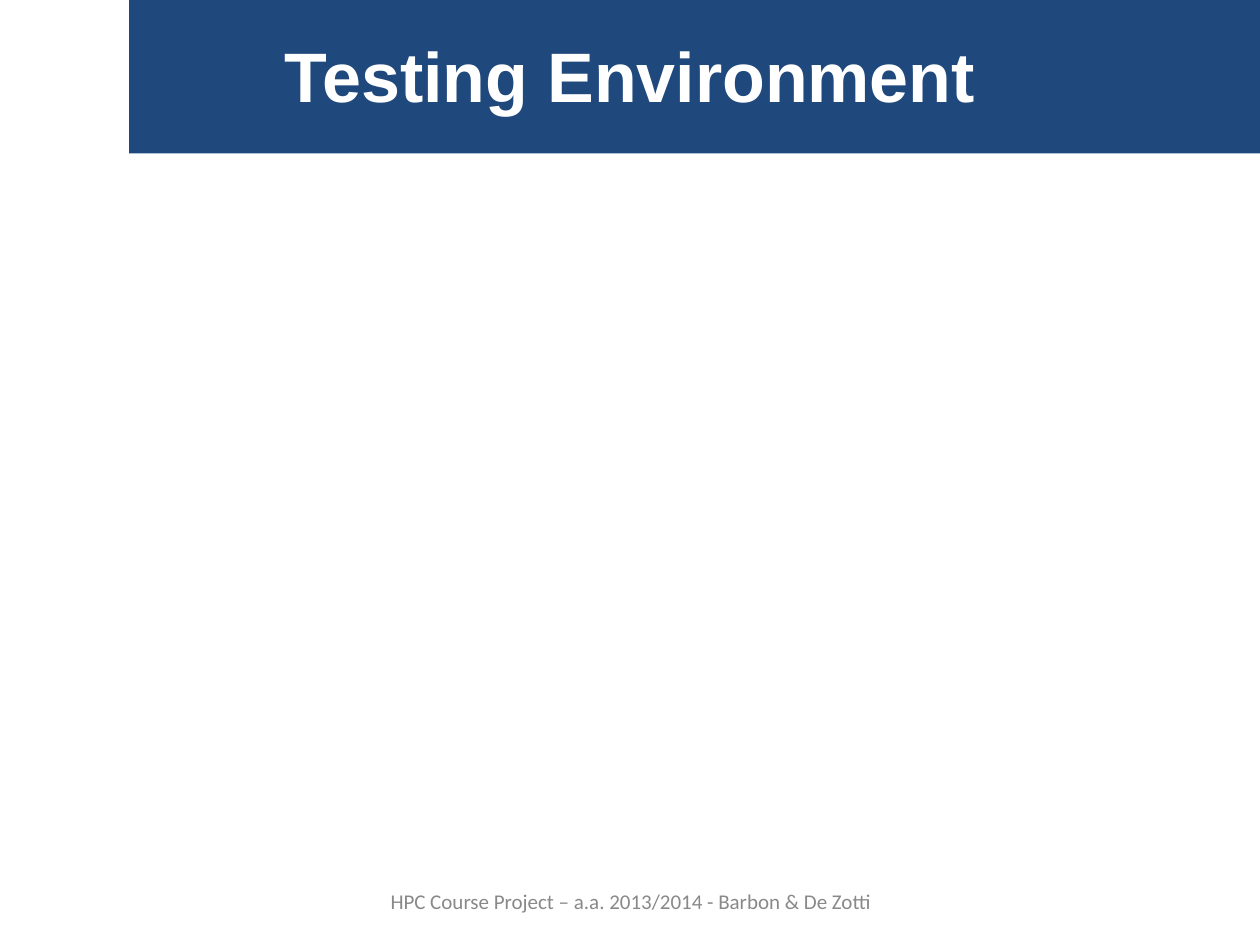
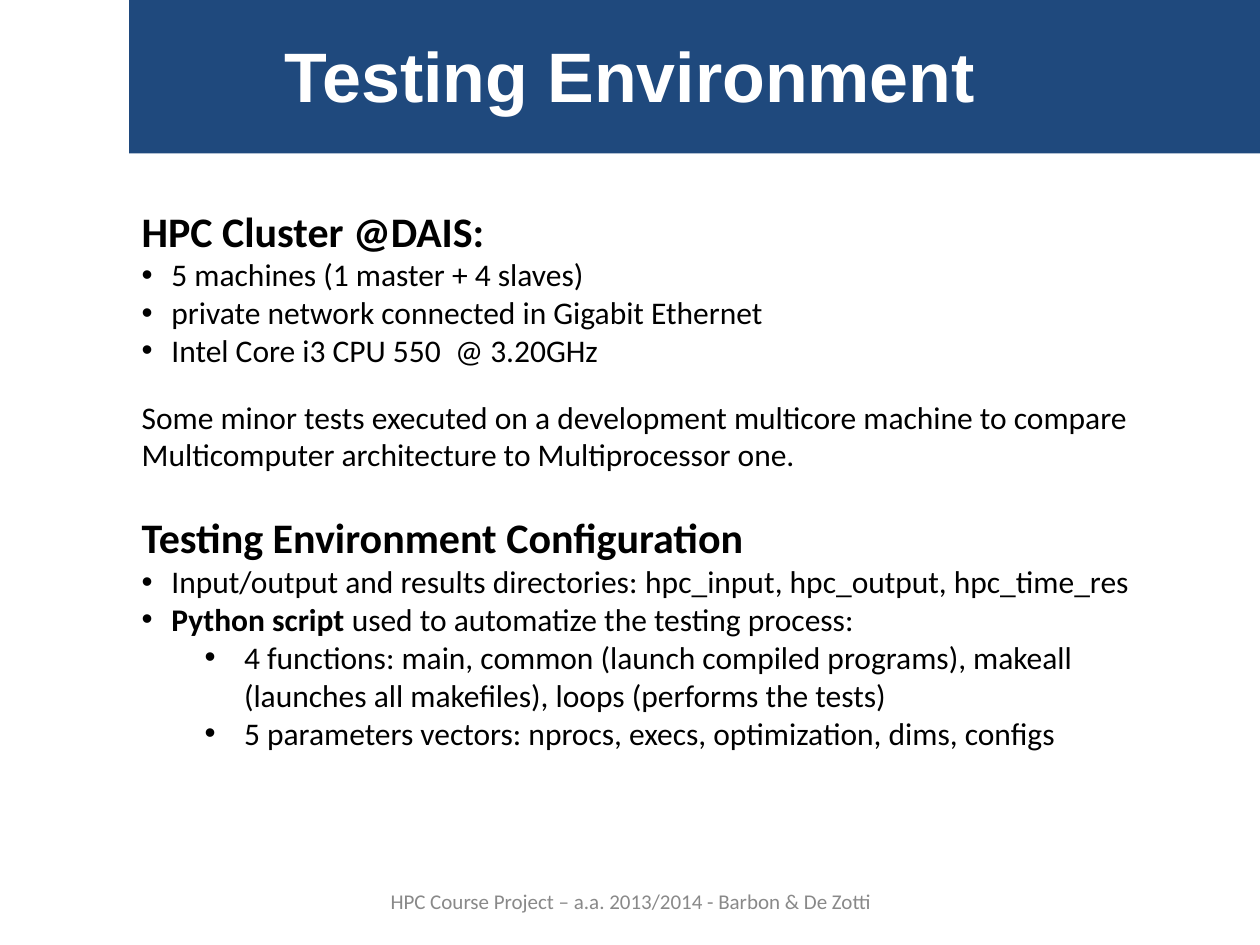
Before and after one commit to gbarbon/gbarbon_projects, a slide deck: slide 10 of hpc_clean/hpc_report/hpc_presentation_0.1.ppt. Drawn at 1260x945 pixels with LibreOffice and Linux fonts; fonts in the diff are those of the drawing. Boxes give left, top, right and bottom in pixels: in the first picture for what was removed or moved away, otherwise in the second. Text is boxed around its words. In the diff, an @@ line names an element or a change of style, - is before the commit and + after.

```diff
--- a/hpc_clean/hpc_report/hpc_presentation_0.1.ppt
+++ b/hpc_clean/hpc_report/hpc_presentation_0.1.ppt
@@ text added at bbox=[142, 217, 762, 363], 18 pt, text #000000 @@
+HPC Cluster @DAIS:
+• 5 machines (1 master + 4 slaves)
+• private network connected in Gigabit Ethernet
+• Intel Core i3 CPU 550 @ 3.20GHz
@@ text added at bbox=[142, 407, 1127, 471], 18 pt, text #000000 @@
+Some minor tests executed on a development multicore machine to compare Multicomputer architecture to Multiprocessor one.
@@ text added at bbox=[142, 523, 1129, 751], 18 pt, text #000000 @@
+Testing Environment Configuration
+• Input/output and results directories: hpc_input, hpc_output, hpc_time_res
+• Python script used to automatize the testing process:
+  • 4 functions: main, common (launch compiled programs), makeall (launches all makefiles), loops (performs the tests)
+  • 5 parameters vectors: nprocs, execs, optimization, dims, configs
```
Also in this commit, not shown: 2 other slides changed, 3 slides added.
